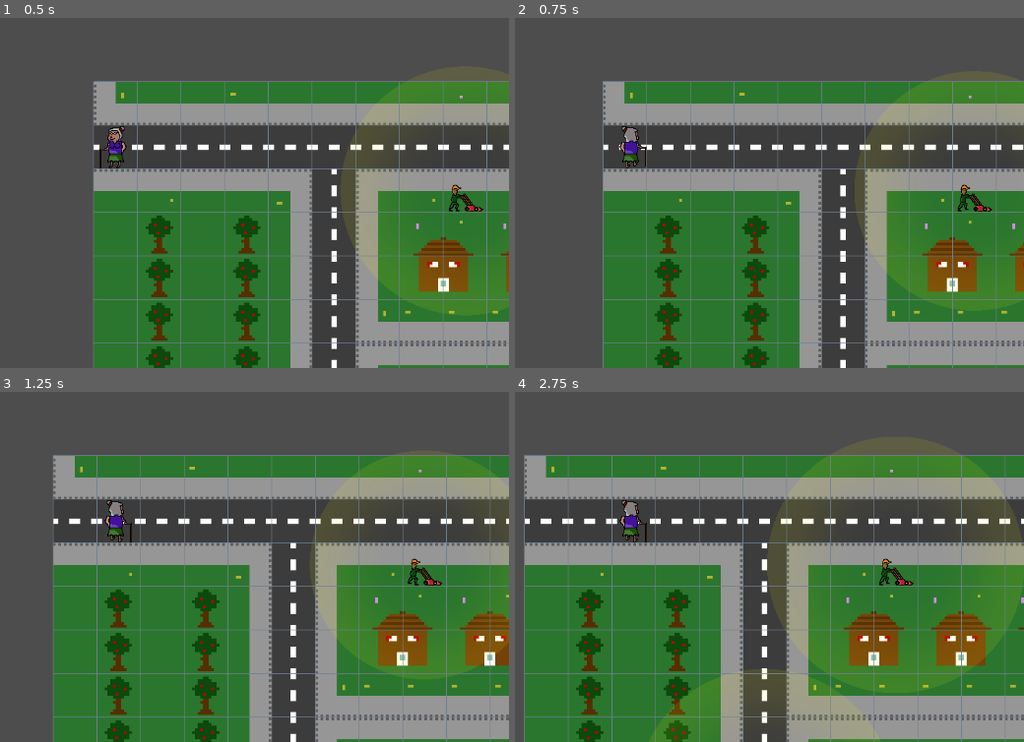
Above: before the commit, frames 1-4 (two rows, left to right).
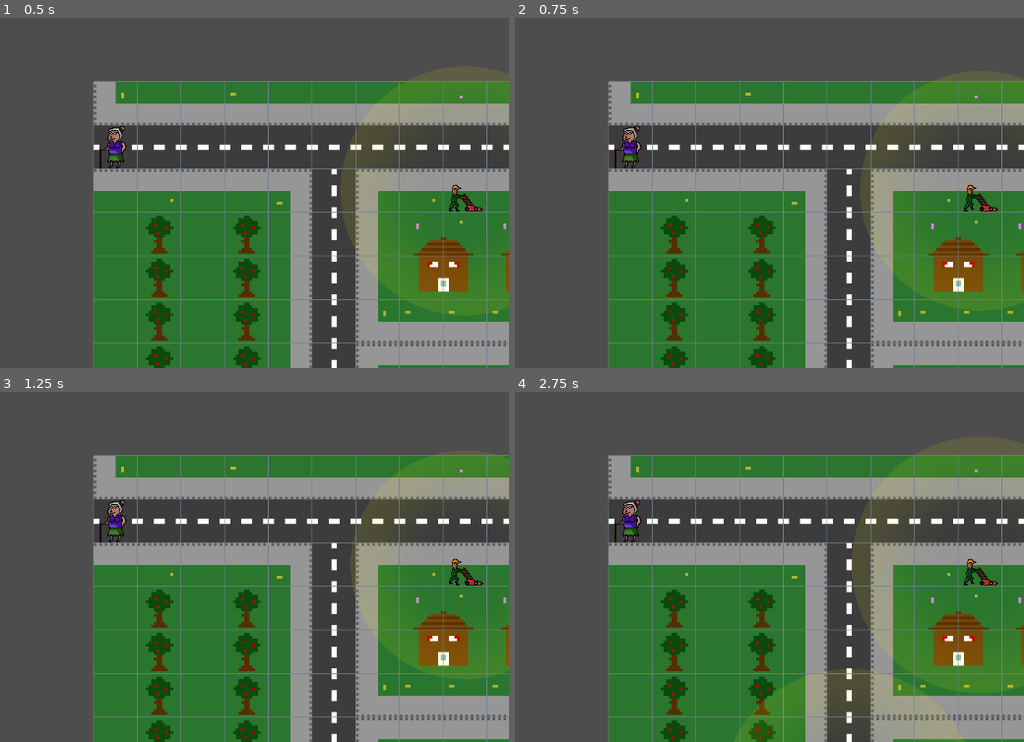
Above: after the commit, the same moments.

Repository: chrismeunier/EpicGameJam11
Game: Godot game, scene res://TileMap/world.tscn
Two runs of this game, one before a commit and one after it. Both use one fixed random seed, a clock stepped at 60 frames per second and the inputs below.
Inputs (mouse positions are in pixels of both pictures, inside the frame that each line leads up to):
- Up to frame 1 (0.5 s): no input
- Up to frame 2 (0.75 s): tap Enter at 0.5 s; move the mouse to (805, 126) at 0.52 s; hold D (Right) from 0.53 s (still down); hold Shift from 0.53 s (still down)
- Up to frame 3 (1.25 s): keep holding D (Right); keep holding Shift
- Up to frame 4 (2.75 s): move the mouse to (outside the picture) at 1.27 s; release D (Right) at 1.28 s; release Shift at 1.28 s; hold S (Down) 1.28-2.03 s; tap 2 at 1.35 s; move the mouse to (708, 423) at 2.02 s; hold D (Right) from 2.03 s (still down); tap 3 at 2.1 s

Frame 1 is identical in both runs. In frame 2, 11% of the frame differs, in the area x 17-100%, y 17-100%; in frame 3, 31%; in frame 4, 34%, in the area x 1-100%, y 17-100%.
Error after the commit: Invalid access to property or key 'moved_successfully' on a base object of type 'Node (events.gd)'. (res://characters/player.gd:33)

Commit message:
fix events

Diff:
--- a/events.gd
+++ b/events.gd
@@ -8,9 +8,6 @@
 signal go_right
 signal go_up
 signal go_down
-
-# Feedback signal to know if granny made the right move
-signal moved_successfully(success: bool)
 
 func _ready() -> void:
 	pass # Replace with function body.
